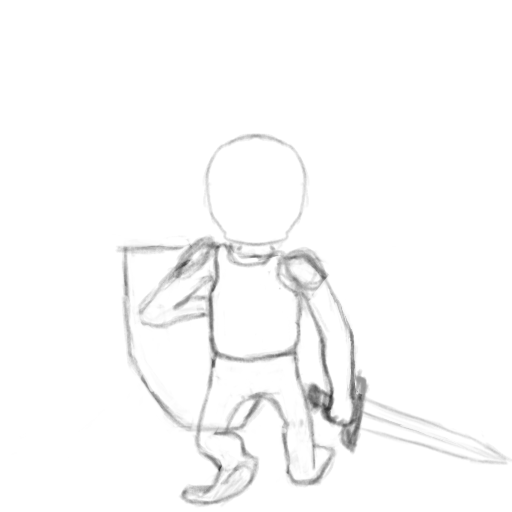
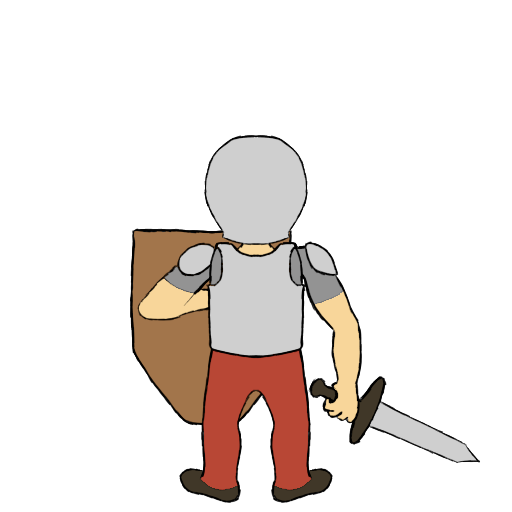
Layers edited between the first and the second w=512, h=512 image:
added group "Head" with 3 layers above "Body" over (x1=115, y1=133, x2=512, y2=508)
added layer "Colors" (1st of 7, in "Head") in group "Head" over (x1=115, y1=133, x2=512, y2=508)
added group "Body" with 4 layers above "L_Arm" over (x1=115, y1=133, x2=512, y2=508)
added layer "Colors" (2nd of 7, in "Body") in group "Body" over (x1=115, y1=133, x2=512, y2=508)
added group "L_Arm" with 4 layers above "R_Arm" over (x1=115, y1=133, x2=512, y2=508)
added layer "Colors" (3rd of 7, in "L_Arm") in group "L_Arm" over (x1=115, y1=133, x2=512, y2=508)
added group "R_Arm" with 4 layers above "Sword" over (x1=115, y1=133, x2=512, y2=508)
added layer "Outline" (4th of 6, in "R_Arm") in group "R_Arm" over (x1=128, y1=192, x2=448, y2=508)
added layer "Colors" (4th of 7, in "R_Arm") in group "R_Arm" over (x1=115, y1=133, x2=512, y2=508)
added group "Sword" with 3 layers above "Legs" over (x1=115, y1=133, x2=512, y2=508)
added layer "Layer 9" (1st of 2, in "Sword") in group "Sword" over (x1=115, y1=133, x2=512, y2=508)
added layer "Colors" (5th of 7, in "Sword") in group "Sword" over (x1=115, y1=133, x2=512, y2=508)
added group "Legs" with 4 layers above "Shield" over (x1=115, y1=133, x2=512, y2=508)
added layer "Outline" (5th of 6, in "Legs") in group "Legs" over (x1=128, y1=320, x2=384, y2=508)
added layer "Colors" (6th of 7, in "Legs") in group "Legs" over (x1=115, y1=133, x2=512, y2=508)
added group "Shield" with 3 layers above "Sketch" over (x1=115, y1=133, x2=512, y2=508)
added layer "Outline" (6th of 6, in "Shield") in group "Shield" over (x1=128, y1=192, x2=320, y2=448)
added layer "Colors" (7th of 7, in "Shield") in group "Shield" over (x1=115, y1=133, x2=512, y2=508)
renamed "Camada 2" to "Sketch", hid it, painted on it over (x1=115, y1=133, x2=512, y2=508)
hid "Layer 9" (2nd of 2) over (x1=115, y1=133, x2=512, y2=508)
…and 7 more changes (6 added, 1 removed)
